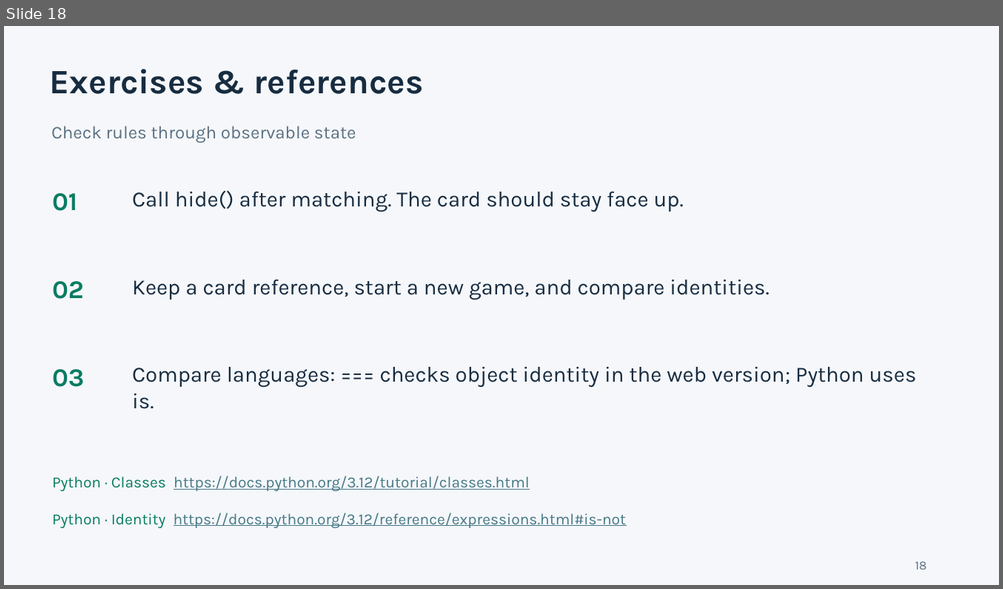
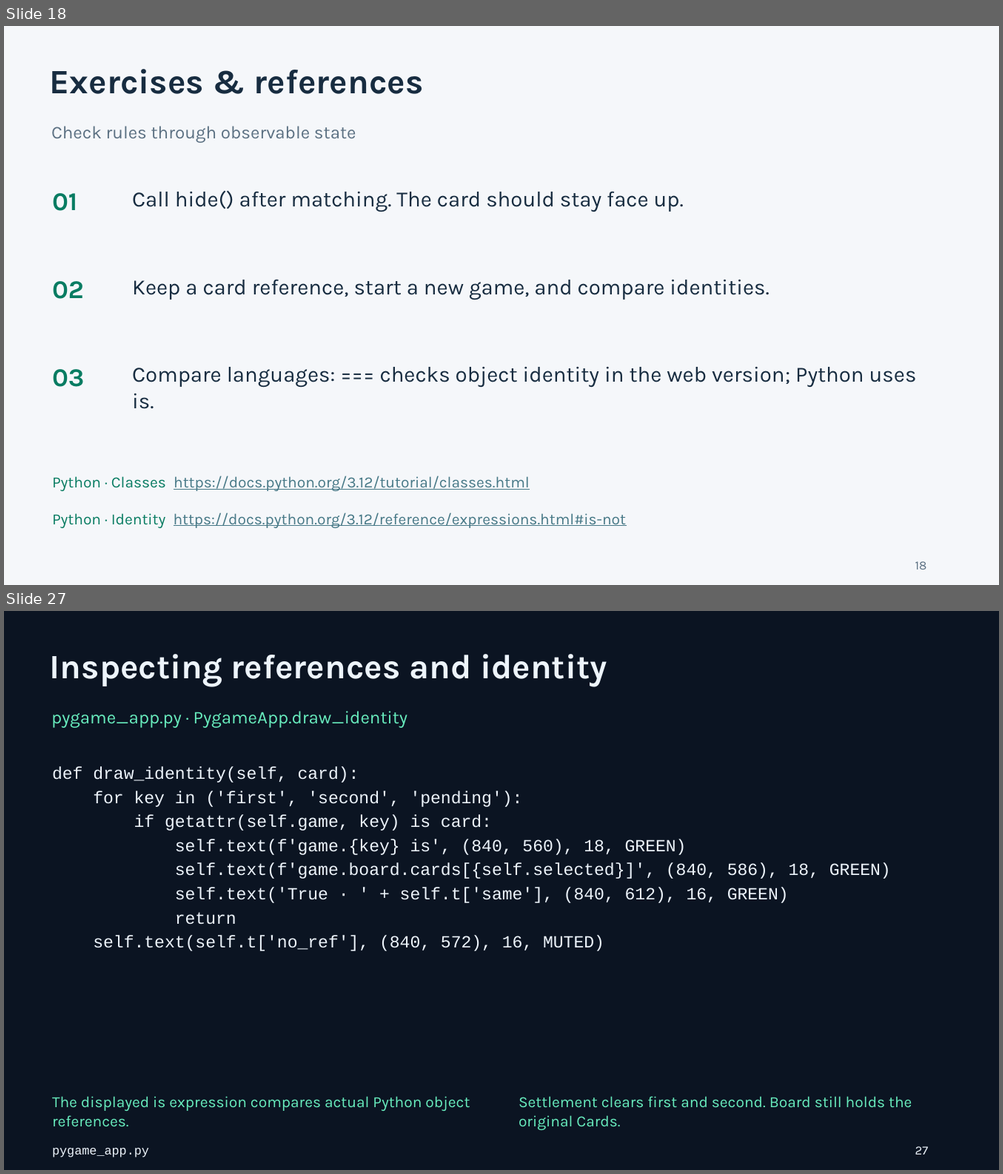
Before and after one commit to minhuangyuntech/oo2026, a slide deck: public/materials/memory-en.pptx. Shown one above the other, each under a label of ours: slide 18 before the commit, slides 18 and 27 after it; the slides between them are not shown. The pictures are 1003x589 and 1003x1174 pixels, drawn with LibreOffice and Linux fonts; fonts in the diff are those of the drawing. Boxes give left, top, right and bottom in pixels: in the first picture for what was removed or moved away, otherwise in the second. Text is boxed around its words. In the diff, an @@ line names an element or a change of style, - is before the commit and + after.

Commit message:
Add downloadable Pygame card game and trilingual code lessons

```diff
--- a/public/materials/memory-en.pptx
+++ b/public/materials/memory-en.pptx
@@ slide 27 added at (4,611,999,1170), background #0B1422 @@
@@ text added at (50,654,607,686), 33 pt, text #EDF4FB, bold @@
+Inspecting references and identity
@@ text added at (51,711,407,728), 17.2 pt, text #68EDBE @@
+pygame_app.py · PygameApp.draw_identity
@@ text added at (52,767,359,783), 16.5 pt, text #EDF4FB @@
+def draw_identity(self, card):
@@ text added at (93,791,523,807), 16.5 pt, text #EDF4FB @@
+for key in ('first', 'second', 'pending'):
@@ text added at (134,815,492,831), 16.5 pt, text #EDF4FB @@
+if getattr(self.game, key) is card:
@@ text added at (175,839,686,855), 16.5 pt, text #EDF4FB @@
+self.text(f'game.{key} is', (840, 560), 18, GREEN)
@@ text added at (175,863,891,879), 16.5 pt, text #EDF4FB @@
+self.text(f'game.board.cards[{self.selected}]', (840, 586), 18, GREEN)
@@ text added at (175,887,788,903), 16.5 pt, text #EDF4FB @@
+self.text('True · ' + self.t['same'], (840, 612), 16, GREEN)
@@ text added at (175,912,236,925), 16.5 pt, text #EDF4FB @@
+return
@@ text added at (93,935,604,951), 16.5 pt, text #EDF4FB @@
+self.text(self.t['no_ref'], (840, 572), 16, MUTED)
@@ text added at (52,1096,469,1128), 15 pt, text #68EDBE @@
+The displayed is expression compares actual Python object references.
@@ text added at (518,1096,911,1130), 15 pt, text #68EDBE @@
+Settlement clears first and second. Board still holds the original Cards.
@@ text added at (52,1148,149,1158), 12 pt, text #EDF4FB @@
+pygame_app.py
@@ text added at (915,1147,928,1155), 12 pt, text #EDF4FB @@
+27
```
Also in this commit, not shown: 8 other slides added, 19 other files.
